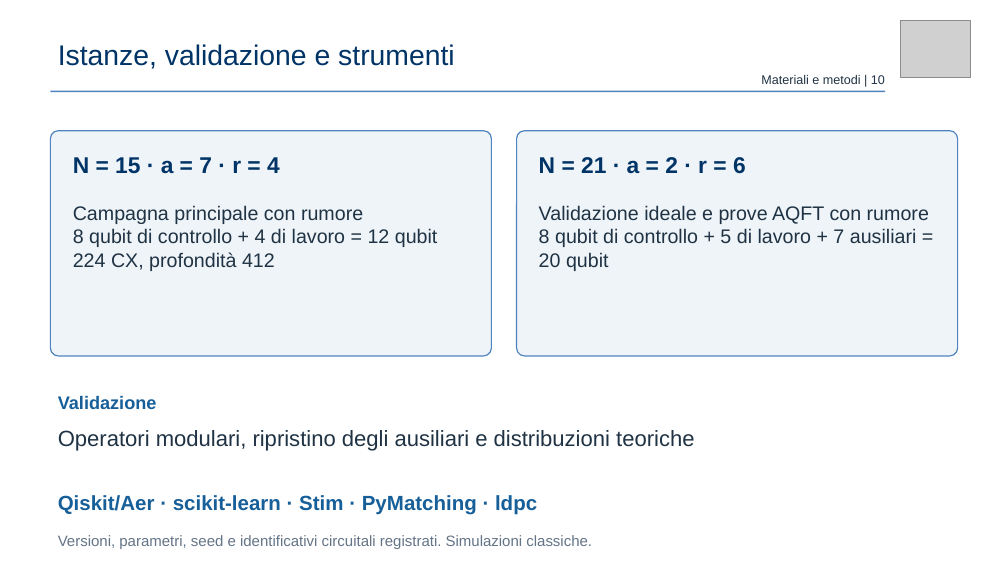
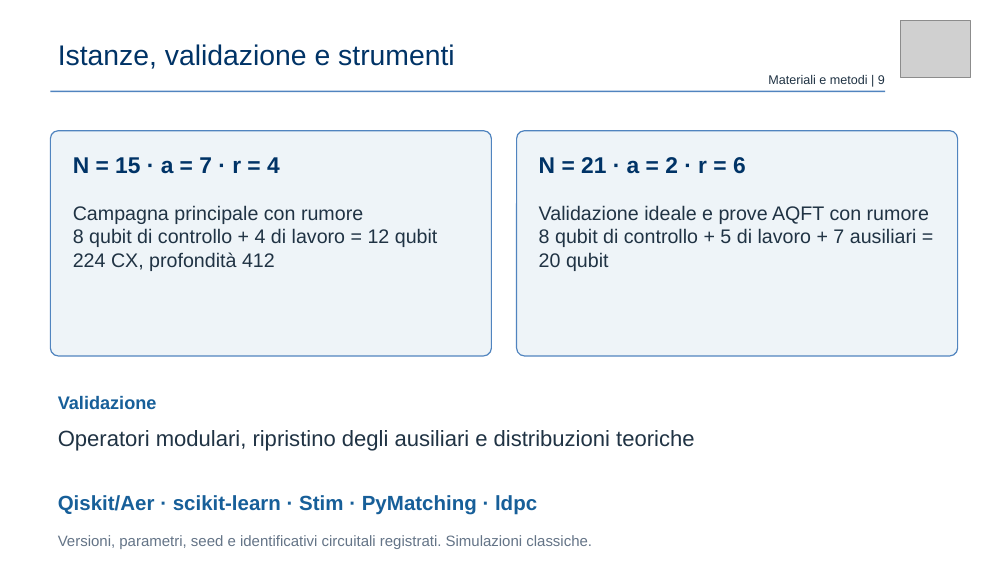
Before and after one commit to claudio-dragotta/shor-nisq-qec-thesis, a slide deck: slide 9 of presentazione/pptx prova/Dragotta Claudio.pptx (slide 10 before the commit). Drawn at 1008x567 pixels with LibreOffice and Linux fonts; fonts in the diff are those of the drawing; grey boxes stand for pictures. Boxes give left, top, right and bottom in pixels: in the first picture for what was removed or moved away, otherwise in the second. Text is boxed around its words. In the diff, an @@ line names an element or a change of style, - is before the commit and + after.

Commit message:
Completa i ringraziamenti e aggiorna i materiali della presentazione
Scrive i ringraziamenti personali per famiglia, Marta, amici e amici di
Medicina, riordina l'impaginazione come nella tesi triennale (famiglia,
Marta, amici, zie e nonna) e aggiorna il ringraziamento al relatore.
Aggiunge il discorso rivisto dopo l'incontro dell'8 ottobre e il backup
della presentazione.

```diff
--- a/presentazione/pptx prova/Dragotta Claudio.pptx
+++ b/presentazione/pptx prova/Dragotta Claudio.pptx
@@ text at <box>768,75,885,84</box>: text changed @@
-Materiali e metodi | 10
+Materiali e metodi | 9
```
Also in this commit, not shown: 16 other slides changed, 1 slide added, 1 slide removed, 5 other files.
